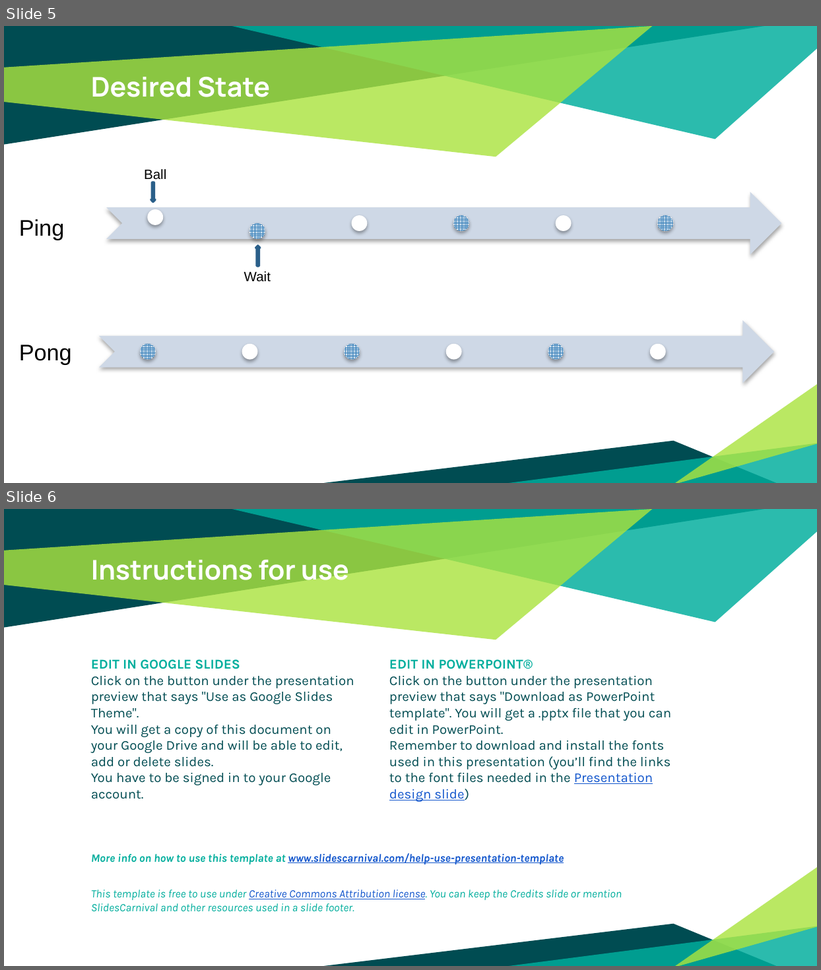
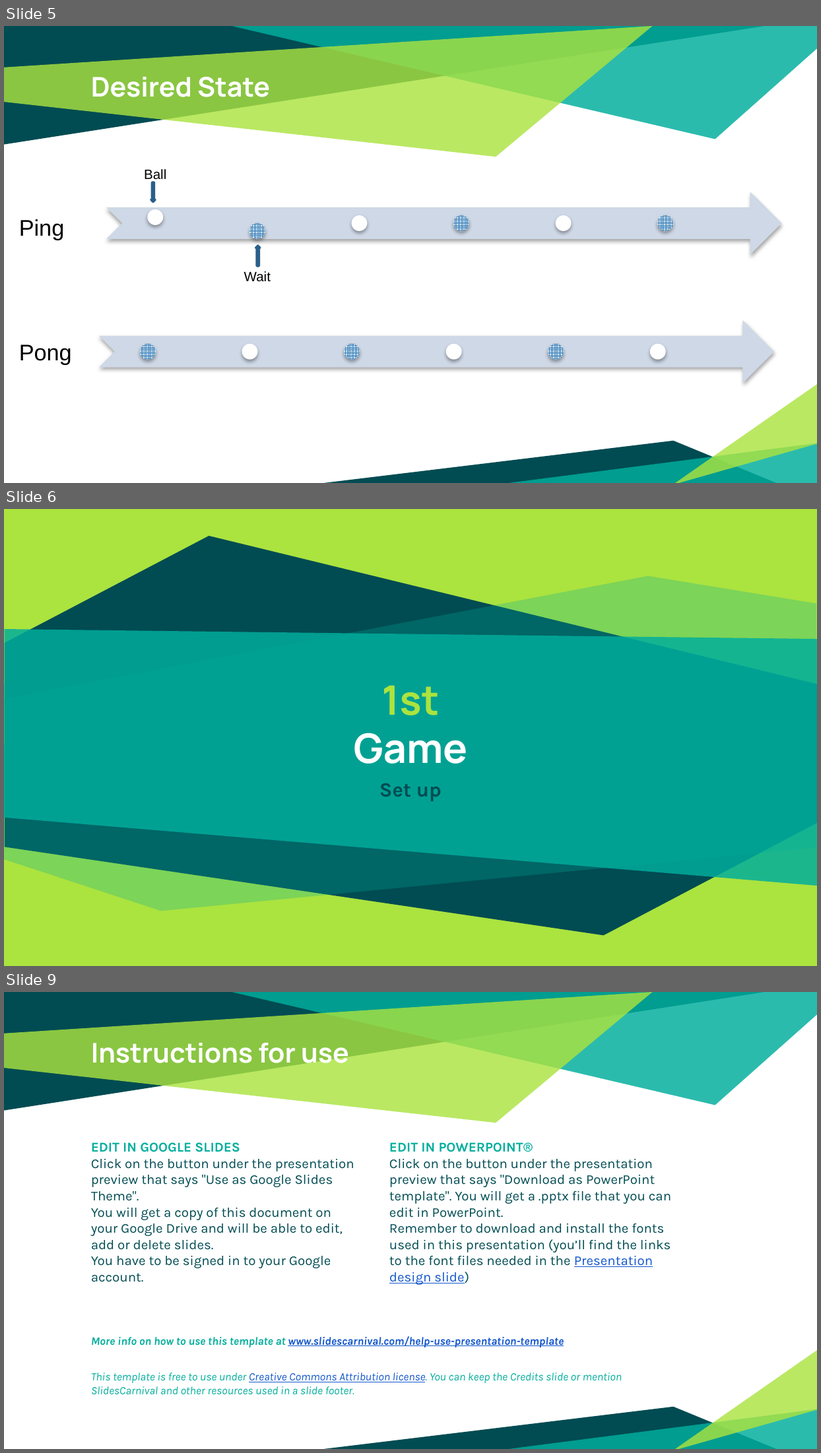
Before and after one commit to patrocinio/chaos-monkey-playing-ping-pong, a slide deck: Presentation/Bootcamp.pptx. Shown one above the other, each under a label of ours: slides 5 and 6 before the commit, slides 5, 6 and 9 after it; the slides between them are not shown. The pictures are 821x970 and 821x1453 pixels, drawn with LibreOffice and Linux fonts; fonts in the diff are those of the drawing. Boxes give left, top, right and bottom in pixels: in the first picture for what was removed or moved away, otherwise in the second. Text is boxed around its words. In the diff, an @@ line names an element or a change of style, - is before the commit and + after.

```diff
--- a/Presentation/Bootcamp.pptx
+++ b/Presentation/Bootcamp.pptx
@@ slide 6 added at (x1=4, y1=509, x2=817, y2=966), background #ABE33F @@
@@ freeform shape added at (x1=5, y1=536, x2=817, y2=936), fill #004C52 @@
@@ freeform shape added at (x1=4, y1=576, x2=816, y2=911), fill #00AE9D at 27% opacity @@
@@ freeform shape added at (x1=4, y1=629, x2=817, y2=887), fill #00AE9D at 83% opacity @@
@@ title added at (x1=354, y1=685, x2=467, y2=764), 36 pt, text #FFFFFF, bold @@
+1st
+Game
@@ subtitle added at (x1=380, y1=784, x2=442, y2=801), 18 pt, text #004C52, bold @@
+Set up
@@ what was slide 6 is now slide 9 @@
```
Also in this commit, not shown: 1 slide changed, 2 other slides added.
